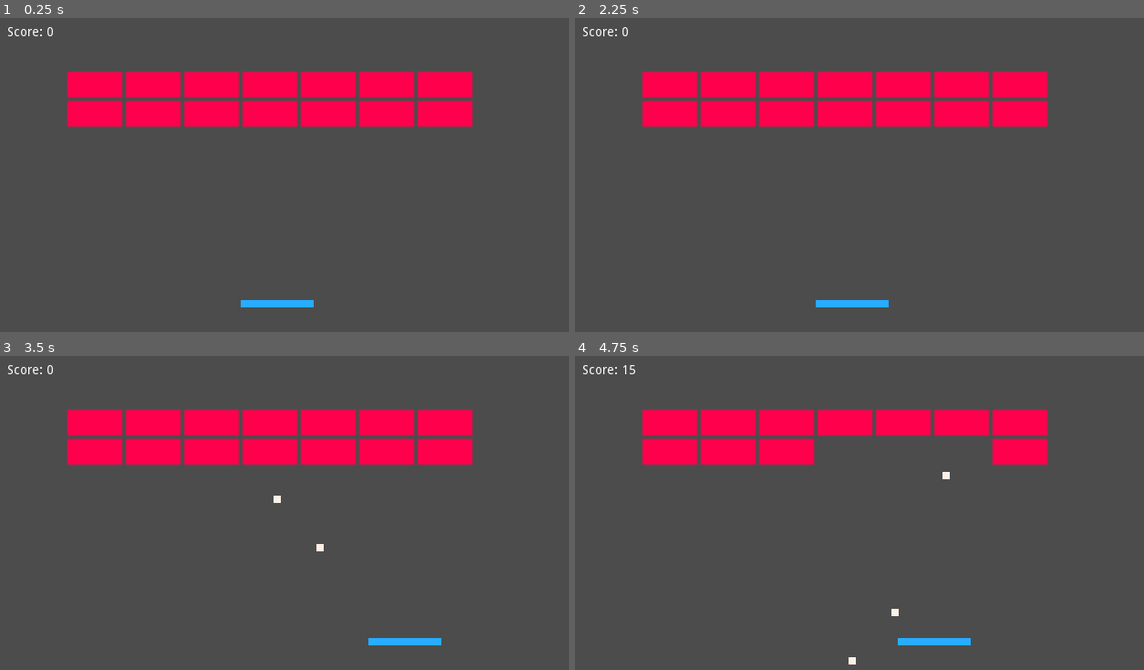
Above: before the commit, frames 1-4 (two rows, left to right).
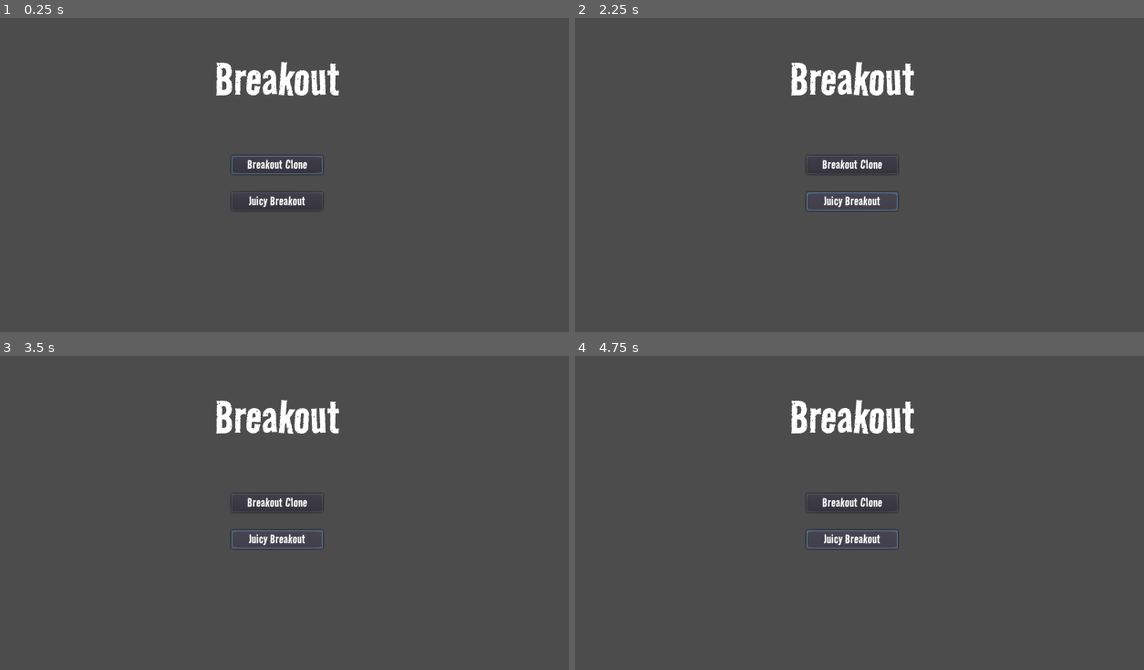
Above: after the commit, the same moments.

Repository: jkao1017/BreakoutGodot
Game: Godot game, scene res://Scenes/TitleScreen.tscn
The game is run twice, just before and just after one commit, with the same random seed, the same clock (stepped at 60 frames per second) and the same inputs. Before the commit the project starts from res://Scenes/World.tscn.
Inputs (mouse positions are in pixels of both pictures, inside the frame that each line leads up to):
- Up to frame 1 (0.25 s): no input
- Up to frame 2 (2.25 s): click (853, 165) at 0.5 s, where only the run after the commit has a clickable "Breakout Clone"; click (603, 52) at 1.25 s, where only the run after the commit has a clickable "Menu"; click (853, 200) at 2 s, where only the run after the commit has a clickable "Juicy Breakout"
- Up to frame 3 (3.5 s): tap Enter (ui_accept) at 2.75, 3.02 s; hold Right (ui_right) from 2.78 s (still down)
- Up to frame 4 (4.75 s): release Right (ui_right) at 3.53 s; hold Left (ui_left) 3.53-4.28 s; tap Enter (ui_accept) at 3.77 s; hold Right (ui_right) from 4.28 s (still down)

The runs differ from the first frame. In frame 1, 13% of the frame differs, in the area x 1-84%, y 2-93%; in frame 2, 13%; in frame 3, 13%; in frame 4, 11%.

Commit message:
title screen

Diff:
--- /dev/null
+++ b/Buttons/CloneButton.tscn
@@ -0,0 +1,5 @@
+[gd_scene load_steps=2 format=2]
+
+[ext_resource path="res://Buttons/TitleScreenButton.tscn" type="PackedScene" id=1]
+
+[node name="CloneButton" instance=ExtResource( 1 )]
--- /dev/null
+++ b/Buttons/JuicyButton.tscn
@@ -0,0 +1,14 @@
+[gd_scene load_steps=2 format=2]
+
+[ext_resource path="res://Buttons/TitleScreenButton.tscn" type="PackedScene" id=1]
+
+[node name="JuicyButton" instance=ExtResource( 1 )]
+margin_left = 210.0
+margin_top = 60.0
+margin_right = 310.0
+margin_bottom = 80.0
+
+[node name="Label" parent="." index="0"]
+text = "Juicy Breakout
+
+"
--- /dev/null
+++ b/Buttons/MenuButton.tscn
@@ -0,0 +1,9 @@
+[gd_scene load_steps=2 format=2]
+
+[ext_resource path="res://Buttons/TitleScreenButton.tscn" type="PackedScene" id=1]
+
+[node name="MenuButton" instance=ExtResource( 1 )]
+scene_to_load = "res://Scenes/TitleScreen.tscn"
+
+[node name="Label" parent="." index="0"]
+text = "Menu"
--- /dev/null
+++ b/Buttons/TitleScreenButton.gd
@@ -0,0 +1,16 @@
+extends Button
+
+
+# Declare member variables here. Examples:
+# var a = 2
+# var b = "text"
+export(String) var scene_to_load
+
+# Called when the node enters the scene tree for the first time.
+func _ready():
+	pass # Replace with function body.
+
+
+# Called every frame. 'delta' is the elapsed time since the previous frame.
+#func _process(delta):
+#	pass
--- /dev/null
+++ b/Buttons/TitleScreenButton.tscn
@@ -0,0 +1,26 @@
+[gd_scene load_steps=4 format=2]
+
+[ext_resource path="res://Fonts/RoadRage-Regular.ttf" type="DynamicFontData" id=1]
+[ext_resource path="res://Buttons/TitleScreenButton.gd" type="Script" id=2]
+
+[sub_resource type="DynamicFont" id=1]
+font_data = ExtResource( 1 )
+
+[node name="TitleScreenButton" type="Button"]
+margin_right = 200.0
+margin_bottom = 20.0
+script = ExtResource( 2 )
+__meta__ = {
+"_edit_use_anchors_": false
+}
+
+[node name="Label" type="Label" parent="."]
+anchor_right = 1.0
+anchor_bottom = 1.0
+custom_fonts/font = SubResource( 1 )
+text = "Breakout Clone
+"
+align = 1
+__meta__ = {
+"_edit_use_anchors_": false
+}
--- /dev/null
+++ b/Fonts/Breakoutfont.tres
@@ -0,0 +1,6 @@
+[gd_resource type="DynamicFont" load_steps=2 format=2]
+
+[ext_resource path="res://Fonts/RoadRage-Regular.ttf" type="DynamicFontData" id=1]
+
+[resource]
+font_data = ExtResource( 1 )
--- a/Mini Scenes/Bricks.tscn
+++ b/Mini Scenes/Bricks.tscn
@@ -3,12 +3,11 @@
 [ext_resource path="res://Sprites/brick.png" type="Texture" id=1]
 
 [sub_resource type="RectangleShape2D" id=4]
-extents = Vector2( 30, 14 )
+extents = Vector2( 15, 7 )
 
 [node name="Bricks" type="StaticBody2D" groups=["bricks"]]
 
 [node name="Sprite" type="Sprite" parent="."]
-scale = Vector2( 2, 2 )
 texture = ExtResource( 1 )
 __meta__ = {
 "_edit_lock_": true
--- a/Scenes/Ball.gd
+++ b/Scenes/Ball.gd
@@ -14,12 +14,11 @@
 
 # Called every frame. 'delta' is the elapsed time since the previous frame.
 func _process(delta):
-	print(delta)
 	var bodies = get_colliding_bodies()
 
 	for body in bodies:
 		if body.is_in_group("bricks"):
-			get_node("/root/World").score += 5
+			get_node("/root/World").score += 1
 			body.queue_free()
 
 		if body.get_name() == "Paddle":
--- /dev/null
+++ b/Scenes/TitleScreen.gd
@@ -0,0 +1,21 @@
+extends Control
+
+
+# Declare member variables here. Examples:
+# var a = 2
+# var b = "text"
+
+
+# Called when the node enters the scene tree for the first time.
+func _ready():
+	$Buttons/CloneButton.grab_focus()
+	for button in $Buttons.get_children():
+		button.connect("pressed", self, "_on_Button_pressed", [button.scene_to_load])
+
+func _on_Button_pressed(scene_to_load):
+	get_tree().change_scene(scene_to_load)
+
+
+# Called every frame. 'delta' is the elapsed time since the previous frame.
+#func _process(delta):
+#	pass
--- /dev/null
+++ b/Scenes/TitleScreen.tscn
@@ -0,0 +1,68 @@
+[gd_scene load_steps=6 format=2]
+
+[ext_resource path="res://Fonts/RoadRage-Regular.ttf" type="DynamicFontData" id=1]
+[ext_resource path="res://Buttons/CloneButton.tscn" type="PackedScene" id=2]
+[ext_resource path="res://Buttons/JuicyButton.tscn" type="PackedScene" id=3]
+[ext_resource path="res://Scenes/TitleScreen.gd" type="Script" id=4]
+
+[sub_resource type="DynamicFont" id=1]
+size = 60
+font_data = ExtResource( 1 )
+
+[node name="TitleScreen" type="Control"]
+anchor_right = 1.0
+anchor_bottom = 1.0
+size_flags_horizontal = 0
+size_flags_vertical = 0
+script = ExtResource( 4 )
+__meta__ = {
+"_edit_use_anchors_": false
+}
+
+[node name="Menu" type="VBoxContainer" parent="."]
+margin_left = 60.0
+margin_top = 40.0
+margin_right = 580.0
+margin_bottom = 320.0
+size_flags_horizontal = 0
+size_flags_vertical = 0
+__meta__ = {
+"_edit_use_anchors_": false
+}
+
+[node name="BreakoutTitle" type="Label" parent="Menu"]
+margin_right = 520.0
+margin_bottom = 66.0
+size_flags_vertical = 1
+custom_fonts/font = SubResource( 1 )
+text = "Breakout"
+align = 1
+__meta__ = {
+"_edit_use_anchors_": false
+}
+
+[node name="Buttons" type="VBoxContainer" parent="."]
+anchor_left = 0.5
+anchor_top = 0.5
+anchor_right = 0.5
+anchor_bottom = 0.5
+margin_left = -50.0
+margin_top = -22.0
+margin_right = 50.0
+margin_bottom = 22.0
+size_flags_horizontal = 0
+size_flags_vertical = 0
+custom_constants/separation = 20
+__meta__ = {
+"_edit_use_anchors_": false
+}
+
+[node name="CloneButton" parent="Buttons" instance=ExtResource( 2 )]
+margin_right = 100.0
+scene_to_load = "res://Scenes/World.tscn"
+
+[node name="JuicyButton" parent="Buttons" instance=ExtResource( 3 )]
+margin_left = 0.0
+margin_top = 40.0
+margin_right = 100.0
+margin_bottom = 60.0
--- a/Scenes/World.gd
+++ b/Scenes/World.gd
@@ -6,6 +6,14 @@
 # var b = "text"
 var score = 0 setget set_score
 
+
+func _ready():
+
+	$MenuButton.connect("pressed", self, "_on_Button_pressed", [$MenuButton.scene_to_load])
+
+func _on_Button_pressed(scene_to_load):
+	get_tree().change_scene(scene_to_load)
+
 func set_score(value):
 	score = value
 	get_node("score").set_text("Score: " + str(score))
--- a/Scenes/World.tscn
+++ b/Scenes/World.tscn
@@ -1,12 +1,13 @@
-[gd_scene load_steps=6 format=2]
+[gd_scene load_steps=7 format=2]
 
 [ext_resource path="res://Sprites/paddle.png" type="Texture" id=1]
 [ext_resource path="res://Mini Scenes/Bricks.tscn" type="PackedScene" id=2]
 [ext_resource path="res://Scenes/Paddle.gd" type="Script" id=3]
 [ext_resource path="res://Scenes/World.gd" type="Script" id=4]
+[ext_resource path="res://Buttons/MenuButton.tscn" type="PackedScene" id=5]
 
 [sub_resource type="RectangleShape2D" id=3]
-extents = Vector2( 40, 4 )
+extents = Vector2( 30, 4 )
 
 [node name="World" type="Node2D"]
 script = ExtResource( 4 )
@@ -16,7 +17,7 @@
 script = ExtResource( 3 )
 
 [node name="Sprite" type="Sprite" parent="Paddle"]
-scale = Vector2( 2, 2 )
+scale = Vector2( 1.5, 2 )
 texture = ExtResource( 1 )
 __meta__ = {
 "_edit_lock_": true
@@ -36,46 +37,112 @@
 [node name="Bricks" type="Node2D" parent="."]
 
 [node name="Bricks" parent="Bricks" instance=ExtResource( 2 )]
-position = Vector2( 312, 80 )
+position = Vector2( 240, 80 )
+
+[node name="Bricks16" parent="Bricks" instance=ExtResource( 2 )]
+position = Vector2( 304, 96 )
+
+[node name="Bricks17" parent="Bricks" instance=ExtResource( 2 )]
+position = Vector2( 336, 96 )
+
+[node name="Bricks18" parent="Bricks" instance=ExtResource( 2 )]
+position = Vector2( 368, 96 )
+
+[node name="Bricks19" parent="Bricks" instance=ExtResource( 2 )]
+position = Vector2( 400, 96 )
+
+[node name="Bricks20" parent="Bricks" instance=ExtResource( 2 )]
+position = Vector2( 432, 96 )
+
+[node name="Bricks21" parent="Bricks" instance=ExtResource( 2 )]
+position = Vector2( 464, 80 )
+
+[node name="Bricks22" parent="Bricks" instance=ExtResource( 2 )]
+position = Vector2( 464, 96 )
+
+[node name="Bricks23" parent="Bricks" instance=ExtResource( 2 )]
+position = Vector2( 496, 80 )
+
+[node name="Bricks24" parent="Bricks" instance=ExtResource( 2 )]
+position = Vector2( 496, 96 )
+
+[node name="Bricks25" parent="Bricks" instance=ExtResource( 2 )]
+position = Vector2( 144, 112 )
+
+[node name="Bricks26" parent="Bricks" instance=ExtResource( 2 )]
+position = Vector2( 176, 112 )
+
+[node name="Bricks27" parent="Bricks" instance=ExtResource( 2 )]
+position = Vector2( 208, 112 )
+
+[node name="Bricks28" parent="Bricks" instance=ExtResource( 2 )]
+position = Vector2( 240, 112 )
+
+[node name="Bricks29" parent="Bricks" instance=ExtResource( 2 )]
+position = Vector2( 272, 112 )
+
+[node name="Bricks30" parent="Bricks" instance=ExtResource( 2 )]
+position = Vector2( 304, 112 )
+
+[node name="Bricks31" parent="Bricks" instance=ExtResource( 2 )]
+position = Vector2( 336, 112 )
+
+[node name="Bricks32" parent="Bricks" instance=ExtResource( 2 )]
+position = Vector2( 368, 112 )
+
+[node name="Bricks33" parent="Bricks" instance=ExtResource( 2 )]
+position = Vector2( 400, 112 )
+
+[node name="Bricks34" parent="Bricks" instance=ExtResource( 2 )]
+position = Vector2( 432, 112 )
+
+[node name="Bricks35" parent="Bricks" instance=ExtResource( 2 )]
+position = Vector2( 464, 112 )
+
+[node name="Bricks36" parent="Bricks" instance=ExtResource( 2 )]
+position = Vector2( 496, 112 )
+
+[node name="Bricks15" parent="Bricks" instance=ExtResource( 2 )]
+position = Vector2( 272, 96 )
 
 [node name="Bricks4" parent="Bricks" instance=ExtResource( 2 )]
-position = Vector2( 376, 80 )
+position = Vector2( 272, 80 )
 
 [node name="Bricks5" parent="Bricks" instance=ExtResource( 2 )]
-position = Vector2( 440, 80 )
+position = Vector2( 304, 80 )
 
 [node name="Bricks6" parent="Bricks" instance=ExtResource( 2 )]
-position = Vector2( 504, 80 )
+position = Vector2( 336, 80 )
 
 [node name="Bricks7" parent="Bricks" instance=ExtResource( 2 )]
-position = Vector2( 120, 80 )
+position = Vector2( 144, 80 )
 
 [node name="Bricks8" parent="Bricks" instance=ExtResource( 2 )]
-position = Vector2( 120, 112 )
+position = Vector2( 144, 96 )
 
 [node name="Bricks9" parent="Bricks" instance=ExtResource( 2 )]
-position = Vector2( 184, 112 )
+position = Vector2( 176, 96 )
 
 [node name="Bricks10" parent="Bricks" instance=ExtResource( 2 )]
-position = Vector2( 248, 112 )
+position = Vector2( 208, 96 )
 
 [node name="Bricks11" parent="Bricks" instance=ExtResource( 2 )]
-position = Vector2( 312, 112 )
+position = Vector2( 240, 96 )
 
 [node name="Bricks12" parent="Bricks" instance=ExtResource( 2 )]
-position = Vector2( 376, 112 )
+position = Vector2( 368, 80 )
 
 [node name="Bricks13" parent="Bricks" instance=ExtResource( 2 )]
-position = Vector2( 440, 112 )
+position = Vector2( 400, 80 )
 
 [node name="Bricks14" parent="Bricks" instance=ExtResource( 2 )]
-position = Vector2( 504, 112 )
+position = Vector2( 432, 80 )
 
 [node name="Bricks2" parent="Bricks" instance=ExtResource( 2 )]
-position = Vector2( 248, 80 )
+position = Vector2( 208, 80 )
 
 [node name="Bricks3" parent="Bricks" instance=ExtResource( 2 )]
-position = Vector2( 184, 80 )
+position = Vector2( 176, 80 )
 
 [node name="score" type="Label" parent="."]
 margin_left = 24.0
@@ -86,3 +153,9 @@
 __meta__ = {
 "_edit_use_anchors_": false
 }
+
+[node name="MenuButton" parent="." instance=ExtResource( 5 )]
+margin_left = 24.0
+margin_top = 36.0
+margin_right = 74.0
+margin_bottom = 56.0
--- a/project.godot
+++ b/project.godot
@@ -11,7 +11,7 @@
 [application]
 
 config/name="Godot Projects"
-run/main_scene="res://Scenes/World.tscn"
+run/main_scene="res://Scenes/TitleScreen.tscn"
 config/icon="res://icon.png"
 
 [display]
Binary file added: Fonts/RoadRage-Regular.ttf
